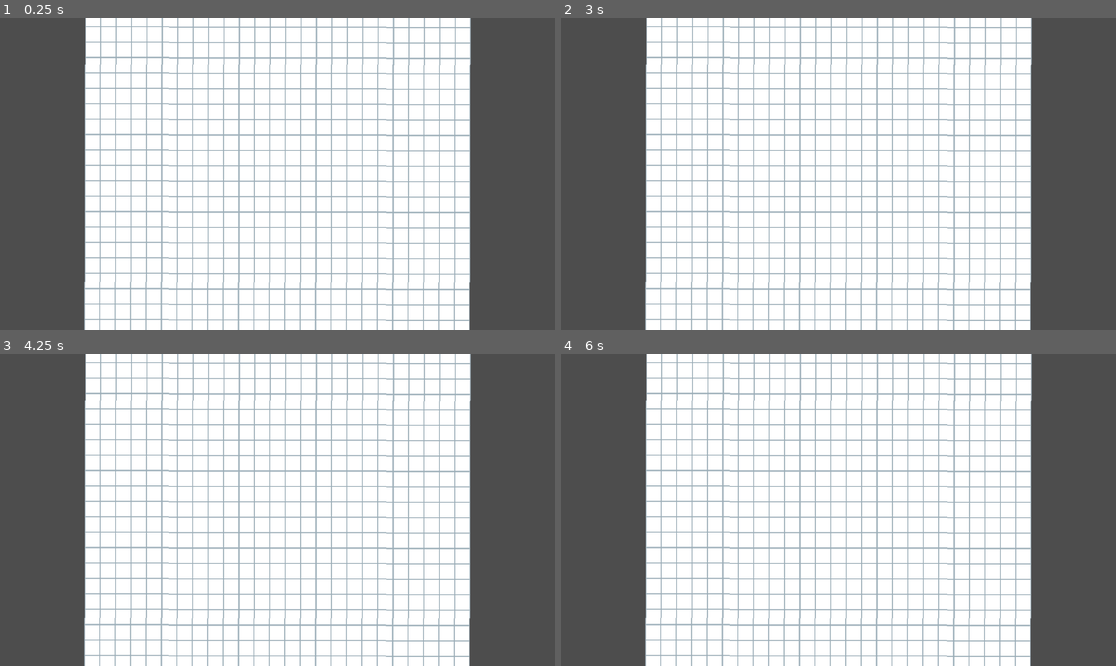
Above: before the commit, frames 1-4 (two rows, left to right).
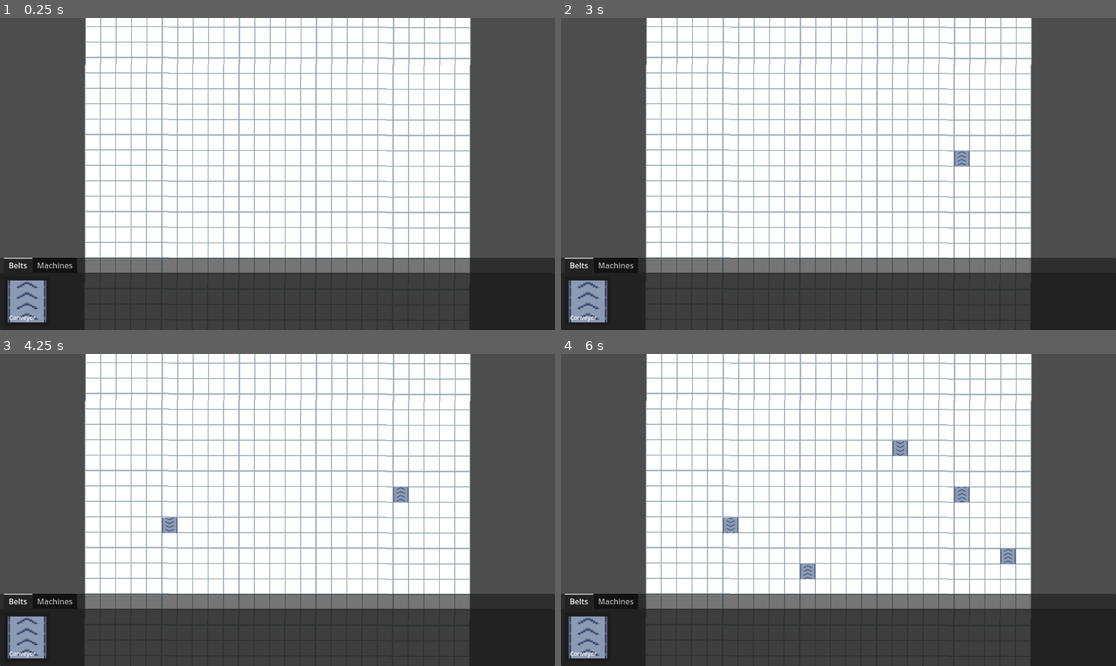
Above: after the commit, the same moments.

Repository: JeroenoBoy/Uncraft
Game: Godot game, scene res://Scenes/Game.tscn
Same seed, same stepped clock (60 frames per second), same inputs: the game is played once before the commit and once after it. The project has no main scene, so this scene is started directly.
Inputs (mouse positions are in pixels of both pictures, inside the frame that each line leads up to):
- Up to frame 1 (0.25 s): no input
- Up to frame 2 (3 s): click (588, 301) at 0.52 s; click (588, 301) at 1.27 s; click (588, 301) at 2.02 s; tap Enter at 2.75 s; move the mouse to (960, 158) at 2.77 s; click (960, 158) at 2.85 s
- Up to frame 3 (4.25 s): tap R (build_rotate, bound only after the commit) at 3.05, 3.6 s; move the mouse to (166, 525) at 3.52 s; click (166, 525) at 3.8 s
- Up to frame 4 (6 s): move the mouse to (894, 441) at 4.27 s; click (894, 441) at 4.35 s; tap R (build_rotate, bound only after the commit) at 4.55, 5.1 s; move the mouse to (810, 572) at 5.02 s; click (810, 572) at 5.3 s; move the mouse to (1005, 556) at 5.77 s; click (1005, 556) at 5.85 s

The runs differ from the first frame. In frame 1, 23% of the frame differs, in the area x 0-100%, y 76-100%; in frame 2, 23%; in frame 3, 23%; in frame 4, 24%, in the area x 0-100%, y 27-100%.
Error in both runs: Attempt to call function 'dir_exists' in base 'null instance' on a null instance. (res://Scripts/UI/ItemSelector/ItemSelectorCategory.gd:10)

Commit message:
Placing system

Diff:
--- a/Scenes/Game.tscn
+++ b/Scenes/Game.tscn
@@ -1,11 +1,16 @@
-[gd_scene load_steps=3 format=3 uid="uid://ckobtjtq4elpw"]
+[gd_scene load_steps=4 format=3 uid="uid://ckobtjtq4elpw"]
 
 [ext_resource type="Texture2D" uid="uid://d0nblk48tnynm" path="res://Assets/Sprites/Background.png" id="1_m7xa0"]
 [ext_resource type="PackedScene" uid="uid://dlqlwrhiaipoa" path="res://Scenes/MainStateMachine.tscn" id="2_fnk24"]
+[ext_resource type="Script" path="res://Scripts/Grid/Grid.gd" id="3_1fxpp"]
 
 [node name="Game" type="Node2D"]
 
-[node name="Environment" type="Node" parent="."]
+[node name="Grid" type="Node2D" parent="."]
+script = ExtResource("3_1fxpp")
+
+[node name="Environment" type="Node2D" parent="."]
+z_index = -10
 
 [node name="Background" type="Polygon2D" parent="Environment"]
 texture_filter = 1
--- a/Scenes/UI/UI.tscn
+++ b/Scenes/UI/UI.tscn
@@ -1,18 +1,10 @@
-[gd_scene load_steps=4 format=3 uid="uid://brov1ybjs5gc1"]
+[gd_scene load_steps=3 format=3 uid="uid://brov1ybjs5gc1"]
 
 [ext_resource type="Script" path="res://Scripts/UI/UIManager.gd" id="1_hcomk"]
 [ext_resource type="PackedScene" uid="uid://r72gkwindvg5" path="res://Scenes/UI/ItemSelector/ItemSelector.tscn" id="2_pr08y"]
-[ext_resource type="Script" path="res://Scripts/UI/ItemSelector/ItemSelectorScreen.gd" id="3_ba6b5"]
 
-[node name="UI" type="Control"]
-layout_mode = 3
-anchors_preset = 15
-anchor_right = 1.0
-anchor_bottom = 1.0
-grow_horizontal = 2
-grow_vertical = 2
+[node name="UI" type="CanvasLayer"]
 script = ExtResource("1_hcomk")
 
 [node name="ItemSelector" parent="." instance=ExtResource("2_pr08y")]
-layout_mode = 1
-script = ExtResource("3_ba6b5")
+z_index = 100
--- a/Scripts/GameState/Game/BaseGameState.gd
+++ b/Scripts/GameState/Game/BaseGameState.gd
@@ -21,4 +21,4 @@
 	pass
 
 func _on_item_selected(item: PlaceableItem):
-	state_machine.change_state("PlaceItem", { item: item })
+	state_machine.change_state("PlaceItem", { "item": item })
--- a/Scripts/GameState/Game/GameDefaultState.gd
+++ b/Scripts/GameState/Game/GameDefaultState.gd
@@ -1,7 +1,5 @@
 class_name GameDefaultState
 extends BaseGameState
-
-var item_selector_screen: ItemSelectorScreen
 
 func _init():
 	_item_selector = true
--- a/Scripts/GameState/Game/GamePlaceItemState.gd
+++ b/Scripts/GameState/Game/GamePlaceItemState.gd
@@ -1,5 +1,14 @@
 class_name GamePlaceItemState
 extends BaseGameState
+
+var item: PlaceableItem
+var object: GridNode
+var cancelAction: CancelableAction
+var multi_place = true
+
+var current_pos: Vector2i
+var can_place = false
+var current_rotation = 0
 
 func _init():
 	_item_selector = true;
@@ -7,5 +16,57 @@
 func _on_activate(state_data: Dictionary):
 	super._on_activate({})
 
+	if state_data["item"] != null:
+		current_rotation = 0
+		item = state_data["item"]
+		multi_place = true
+		_create_item(item)
+
 func _on_deactivate():
 	super._on_deactivate()
+
+	object = null
+	if cancelAction != null:
+		cancelAction.cancel()
+		cancelAction = null
+
+func _update(delta: float):
+	super._update(delta)
+
+	var mouse_pos = get_viewport().get_camera_2d().get_global_mouse_position()
+	var grid_pos = Grid.world_to_grid(mouse_pos + Vector2(Grid.CELL_SIZE / 2.0, Grid.CELL_SIZE / 2.0))
+	if grid_pos != current_pos:
+		current_pos = grid_pos
+		object.position = Grid.grid_to_world(current_pos)
+		_check_valid_position()
+
+	if can_place && Input.is_action_just_pressed("build_place"):
+		object.place()
+		_create_item(item)
+
+	if object.rotatable && Input.is_action_just_pressed("build_rotate"):
+		object.global_rotation_degrees += 90
+		current_rotation = object.global_rotation_degrees
+
+	if Input.is_action_just_pressed("build_cancel"):
+		state_machine.change_state("Default")
+
+func _create_item(from: PlaceableItem):
+	var node = from.node.instantiate()
+	if node is not GridNode:
+		push_error("Could not place item '" + from.name + "'")
+		node.queue_free()
+		state_machine.change_state("Default")
+		return
+
+	var grid_node = node as GridNode
+	grid_node.place_on_spawn = false
+	Grid.instance.add_child(grid_node)
+	cancelAction = DestroyObjectCancelAction.new(grid_node)
+	object = grid_node
+	object.global_rotation_degrees = current_rotation
+	object.position = Grid.grid_to_world(current_pos)
+	_check_valid_position()
+
+func _check_valid_position():
+	can_place = Grid.instance.is_spot_occupied(object)
--- a/Scripts/Grid/WorldGrid.gd
+++ b/Scripts/Grid/Grid.gd
@@ -1,19 +1,27 @@
-class_name WorldGrid
+class_name Grid
 extends Node2D
 
-static var instance: WorldGrid
+const CELL_SIZE = 32;
+static var instance: Grid
 
-const CELL_SIZE = 32;
+@onready var astar: AStarGrid2D = AStarGrid2D.new()
 var _nodes: Dictionary = {}
 
 func _init() -> void:
 	instance = self
+
+func _ready():
+	astar.diagonal_mode = AStarGrid2D.DIAGONAL_MODE_NEVER
 
 static func world_to_grid(worldPosition: Vector2) -> Vector2i:
 	return floor(worldPosition / CELL_SIZE)
 
 static func grid_to_world(gridPosition: Vector2i) -> Vector2:
 	return gridPosition * CELL_SIZE
+
+
+func _exit_tree() -> void:
+	instance = null
 
 func get_nodes(position: Vector2i) -> Array[GridNode]:
 	return _nodes[position]
@@ -29,7 +37,8 @@
 	for x in range(node.size.x):
 		for y in range(node.size.y):
 			var pos = Vector2i(x + gridPos.x, y + gridPos.y)
-			if _nodes[pos] == null:
+			if !_nodes.has(pos):
+				astar.set_point_solid(pos, true)
 				_nodes[pos] = []
 			_nodes[pos].append(node)
 
@@ -46,24 +55,25 @@
 	for x in range(node.size.x):
 		for y in range(node.size.y):
 			var pos = Vector2i(x + gridPos.x, y + gridPos.y)
-			if _nodes[pos] == null:
+			if !_nodes.has(pos):
 				continue
 
 			if _nodes[pos].size == 1:
+				astar.set_point_solid(pos, false)
 				_nodes[pos] = null
 			else:
 				_nodes[pos].erase(node)
 
 	node.is_registered = false
 
-func can_place_node(node: GridNode) -> bool:
+func is_spot_occupied(node: GridNode) -> bool:
 	var gridPos = world_to_grid(node.position)
 	gridPos += node.offset
 
 	for x in range(node.size.x):
 		for y in range(node.size.y):
 			var pos = Vector2i(x + gridPos.x, y + gridPos.y)
-			if _nodes[pos] != null:
+			if _nodes.has(pos):
 				return false
 
 	return true
--- a/Scripts/Grid/GridNode.gd
+++ b/Scripts/Grid/GridNode.gd
@@ -1,8 +1,13 @@
 class_name GridNode
 extends Node2D
 
-@export var size = Vector2.ONE
-@export var offset = Vector2.ZERO
+@export var size = Vector2i.ONE
+@export var offset = Vector2i.ZERO
+@export var movable = true;
+@export var rotatable = true;
+@export var removable = true;
+
+var place_on_spawn = true;
 
 var childNodes: Array[GridNode] = []
 var is_registered = false
@@ -13,9 +18,13 @@
 func _ready() -> void:
 	var children = find_children("*", "GridNode")
 	for child in children:
+		child.place_on_spawn = false;
 		on_placed.connect(child.place)
 		on_pickup.connect(child.pickup)
 		childNodes.append(child)
+
+	if place_on_spawn:
+		place()
 
 func _exit_tree() -> void:
 	for child in childNodes:
@@ -34,7 +43,7 @@
 	return Vector2i.LEFT
 
 func place():
-	WorldGrid.instance.set_node(self)
+	Grid.instance.set_node(self)
 	on_placed.emit()
 
 func pickup():
--- /dev/null
+++ b/Scripts/History/CancelableAction.gd
@@ -0,0 +1,4 @@
+class_name CancelableAction
+
+func cancel():
+	pass
--- /dev/null
+++ b/Scripts/History/DestroyObjectCancelAction.gd
@@ -0,0 +1,10 @@
+class_name DestroyObjectCancelAction
+extends CancelableAction
+
+var object: Node
+
+func _init(node: Node) -> void:
+	object = node
+
+func cancel():
+	object.queue_free()
--- a/Scripts/UI/ItemSelector/ItemSelectorScreen.gd
+++ b/Scripts/UI/ItemSelector/ItemSelectorScreen.gd
@@ -4,12 +4,11 @@
 signal on_item_selected(item: PlaceableItem)
 
 func _first_show():
-	for child in find_children("*", "SelectableItem"):
+	for child in find_children("*", "SelectableItem", true, false):
 		var selectable = child as SelectableItem
 		selectable.on_pressed.connect(_on_item_pressed)
 
 func _show(_screen_data: Dictionary):
-	print("Hi")
 	visible = true
 
 func _hide():
--- a/Scripts/UI/UIManager.gd
+++ b/Scripts/UI/UIManager.gd
@@ -1,5 +1,5 @@
 class_name UIManager
-extends Control
+extends Node
 
 static var instance: UIManager
 
--- a/Scripts/UI/UIScreen.gd
+++ b/Scripts/UI/UIScreen.gd
@@ -25,7 +25,6 @@
 	_hide()
 
 func _ready() -> void:
-	print("Ready")
 	visible = false
 
 func _first_show():
--- a/project.godot
+++ b/project.godot
@@ -16,13 +16,31 @@
 [autoload]
 
 Global="*res://Scripts/Globals.gd"
-Grid="*res://Scripts/Grid/WorldGrid.gd"
+Events="*res://Scripts/EventBus.gd"
 UI="*res://Scenes/UI/UI.tscn"
-Events="*res://Scripts/EventBus.gd"
 
 [dotnet]
 
 project/assembly_name="Gamejam-2025-02"
+
+[input]
+
+build_place={
+"deadzone": 0.5,
+"events": [Object(InputEventMouseButton,"resource_local_to_scene":false,"resource_name":"","device":-1,"window_id":0,"alt_pressed":false,"shift_pressed":false,"ctrl_pressed":false,"meta_pressed":false,"button_mask":1,"position":Vector2(726, 26),"global_position":Vector2(744, 113),"factor":1.0,"button_index":1,"canceled":false,"pressed":true,"double_click":false,"script":null)
+, Object(InputEventKey,"resource_local_to_scene":false,"resource_name":"","device":-1,"window_id":0,"alt_pressed":false,"shift_pressed":false,"ctrl_pressed":false,"meta_pressed":false,"pressed":false,"keycode":0,"physical_keycode":32,"key_label":0,"unicode":32,"location":0,"echo":false,"script":null)
+]
+}
+build_cancel={
+"deadzone": 0.5,
+"events": [Object(InputEventKey,"resource_local_to_scene":false,"resource_name":"","device":-1,"window_id":0,"alt_pressed":false,"shift_pressed":false,"ctrl_pressed":false,"meta_pressed":false,"pressed":false,"keycode":0,"physical_keycode":4194305,"key_label":0,"unicode":0,"location":0,"echo":false,"script":null)
+]
+}
+build_rotate={
+"deadzone": 0.5,
+"events": [Object(InputEventKey,"resource_local_to_scene":false,"resource_name":"","device":-1,"window_id":0,"alt_pressed":false,"shift_pressed":false,"ctrl_pressed":false,"meta_pressed":false,"pressed":false,"keycode":0,"physical_keycode":82,"key_label":0,"unicode":114,"location":0,"echo":false,"script":null)
+]
+}
 
 [rendering]
 
